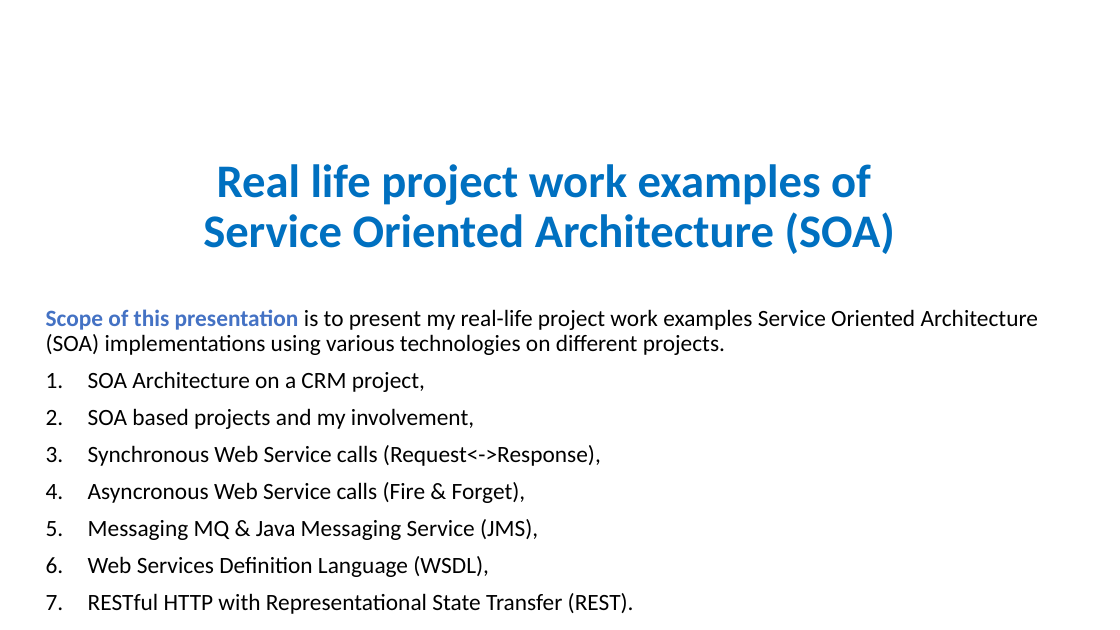
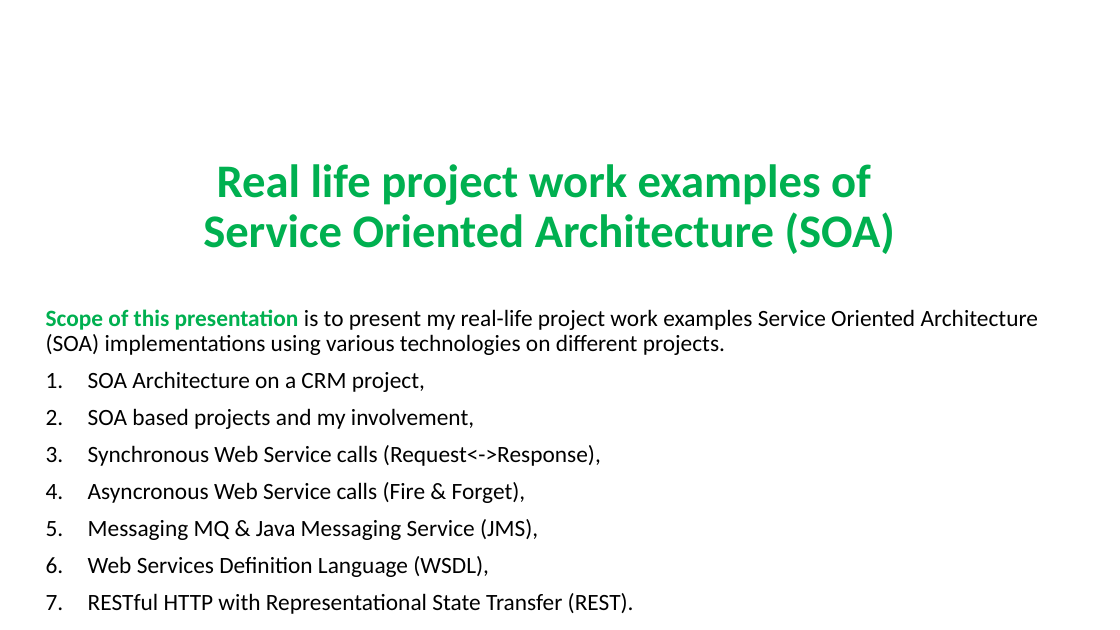
Before and after one commit to RaghavanKasthuri/User-Experience-UX-, a slide deck: slide 1 of SOA Web Service Calls From UX Screens.pptx. Drawn at 1120x630 pixels with LibreOffice and Linux fonts; fonts in the diff are those of the drawing. Boxes give left, top, right and bottom in pixels: in the first picture for what was removed or moved away, otherwise in the second. Text is boxed around its words. In the diff, an @@ line names an element or a change of style, - is before the commit and + after.

```diff
--- a/SOA Web Service Calls From UX Screens.pptx
+++ b/SOA Web Service Calls From UX Screens.pptx
@@ title "Real life project work examples ..." at [203, 164, 895, 254]: text colour #0070C0 to #00B050 @@
@@ subtitle at [46, 309, 1038, 355]: text colour #4472C4 to #00B050 in "Scope of this presentation" @@
```
Also in this commit, not shown: 7 other slides changed, 1 other file.
